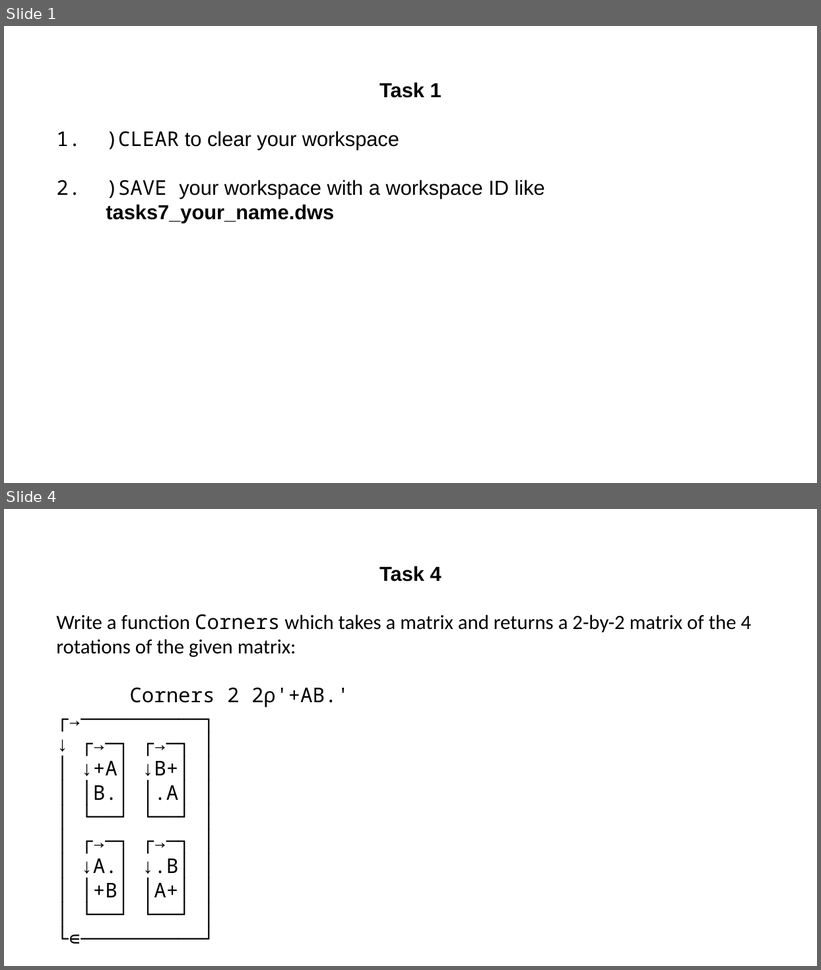
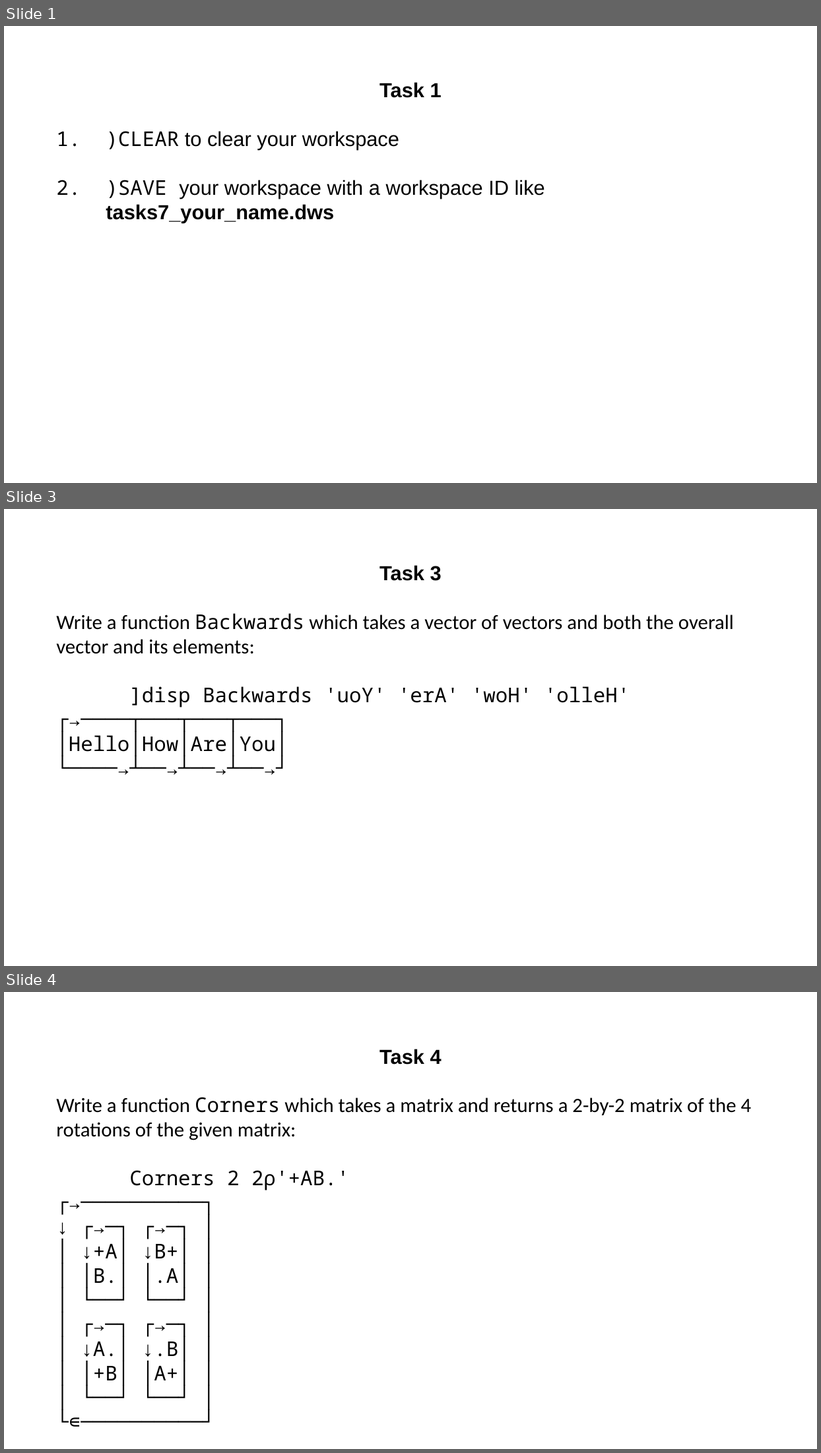
Before and after one commit to abrudz/tasks, a slide deck: tasks7.pptx. Shown one above the other, each under a label of ours: slides 1 and 4 before the commit, slides 1, 3 and 4 after it; the slides between them are not shown. The pictures are 821x970 and 821x1453 pixels, drawn with LibreOffice and Linux fonts; fonts in the diff are those of the drawing. Boxes give left, top, right and bottom in pixels: in the first picture for what was removed or moved away, otherwise in the second. Text is boxed around its words. In the diff, an @@ line names an element or a change of style, - is before the commit and + after.

```diff
--- a/tasks7.pptx
+++ b/tasks7.pptx
@@ slide 3 added at [4,509,817,966], background #FFFFFF @@
@@ text added at [56,565,734,757], 24 pt, text #000000 @@
+Task 3
+Write a function Backwards which takes a vector of vectors and both the overall vector and its elements:
+]disp Backwards 'uoY' 'erA' 'woH' 'olleH'
+┌→────┬───┬───┬───┐
+│Hello│How│Are│You│
+└────→┴──→┴──→┴──→┘
```
Also in this commit, not shown: 1 slide changed, 1 slide removed, 1 other file.
